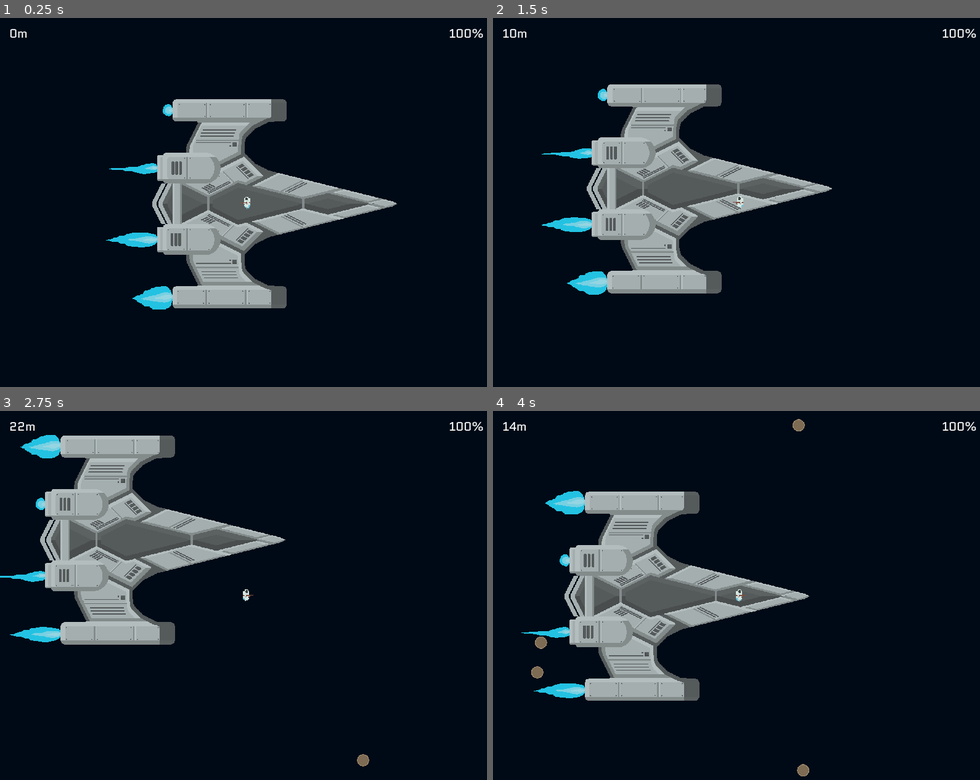
Above: before the commit, frames 1-4 (two rows, left to right).
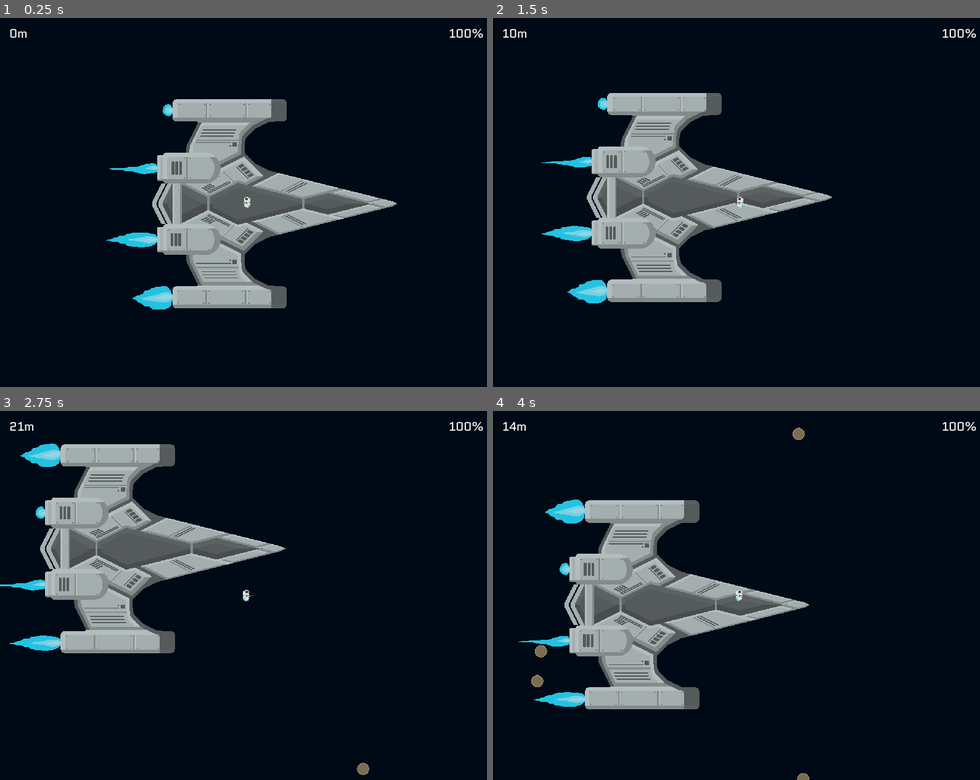
Above: after the commit, the same moments.

Repository: AlexTheRegent/endless-jam-2022
Game: Godot game, scene res://scenes/game.tscn
Same seed, same stepped clock (60 frames per second), same inputs: the game is played once before the commit and once after it.
Inputs (mouse positions are in pixels of both pictures, inside the frame that each line leads up to):
- Up to frame 1 (0.25 s): no input
- Up to frame 2 (1.5 s): tap Enter at 0.5 s; move the mouse to (848, 184) at 0.52 s; hold D (move_right) 0.53-1.28 s; tap E (use) at 0.6, 1.35 s; move the mouse to (639, 220) at 1.27 s; hold S (move_down) from 1.28 s (still down)
- Up to frame 3 (2.75 s): move the mouse to (297, 514) at 2.02 s; release S (move_down) at 2.03 s; hold D (move_right) from 2.03 s (still down); tap E (use) at 2.1 s
- Up to frame 4 (4 s): move the mouse to (717, 669) at 2.77 s; release D (move_right) at 2.78 s; hold W (move_up) 2.78-3.53 s; tap E (use) at 2.85, 3.6 s; move the mouse to (887, 650) at 3.52 s; hold A (move_left) from 3.53 s (still down)

The runs differ from the first frame. In frame 1, less than 0.1% of the frame differs, in the area x 50-52%, y 51-52%; in frame 2, 10%; in frame 3, 10%; in frame 4, 11%, in the area x 5-65%, y 2-100%.

Commit message:
Added highlight for root of grabbed part

Diff:
--- a/prefabs/player.gd
+++ b/prefabs/player.gd
@@ -4,6 +4,7 @@
 export (float) var speed := 200.0
 
 var _grabbed_entity: Node2D
+var _root_sprite: Sprite
 
 
 func _ready() -> void:
@@ -37,6 +38,14 @@
 
 				if collider.connect("attached", self, "_on_part_attached", [], CONNECT_ONESHOT) != OK:
 					push_error("failed to connect 'attached' signal on %s" % collider.name)
+
+				var ship := get_node("/root/game/ship") as Node2D
+				var root := ship.get_node("roots/%s" % collider.name.substr(0, 7))
+
+				_root_sprite = Sprite.new()
+				_root_sprite.z_index = 100
+				_root_sprite.texture = load("res://assets/sprites/root.png")
+				root.add_child(_root_sprite)
 		else:
 			_grabbed_entity.position = _grabbed_entity.global_position
 			_grabbed_entity.rotation = _grabbed_entity.global_rotation
@@ -44,8 +53,10 @@
 			get_node("/root/game/junk").add_child(_grabbed_entity)
 
 			_grabbed_entity.disconnect("attached", self, "_on_part_attached")
-			_grabbed_entity = null
+			_on_part_attached()
 
 
 func _on_part_attached() -> void:
+	_root_sprite.queue_free()
 	_grabbed_entity = null
+	_root_sprite = null
--- a/prefabs/player.tscn
+++ b/prefabs/player.tscn
@@ -47,7 +47,6 @@
 
 [node name="player" type="KinematicBody2D"]
 collision_layer = 0
-collision_mask = 0
 script = ExtResource( 2 )
 
 [node name="camera_2d" type="Camera2D" parent="."]
@@ -61,7 +60,7 @@
 
 [node name="animated_sprite" type="AnimatedSprite" parent="."]
 frames = SubResource( 9 )
-frame = 7
+frame = 2
 playing = true
 
 [node name="collision_shape_2d" type="CollisionShape2D" parent="."]
--- a/prefabs/ship_part.tscn
+++ b/prefabs/ship_part.tscn
@@ -3,7 +3,7 @@
 [ext_resource path="res://prefabs/ship_part.gd" type="Script" id=1]
 
 [node name="area_2d" type="Area2D"]
-collision_layer = 8
+collision_layer = 12
 monitoring = false
 monitorable = false
 script = ExtResource( 1 )
--- a/prefabs/ship_parts.gd
+++ b/prefabs/ship_parts.gd
@@ -74,6 +74,9 @@
 
 
 func _on_body_entered(body: Node2D) -> void:
+	if body.get_parent().name != "asteroids":
+		return
+
 	_tail.disconnect("body_entered", self, "_on_body_entered")
 	emit_signal("damaged")
 	body.queue_free()
Binary file added: assets/sprites/root.aseprite
Binary file added: assets/sprites/root.png
Not shown, added: assets/sprites/root.png.import
